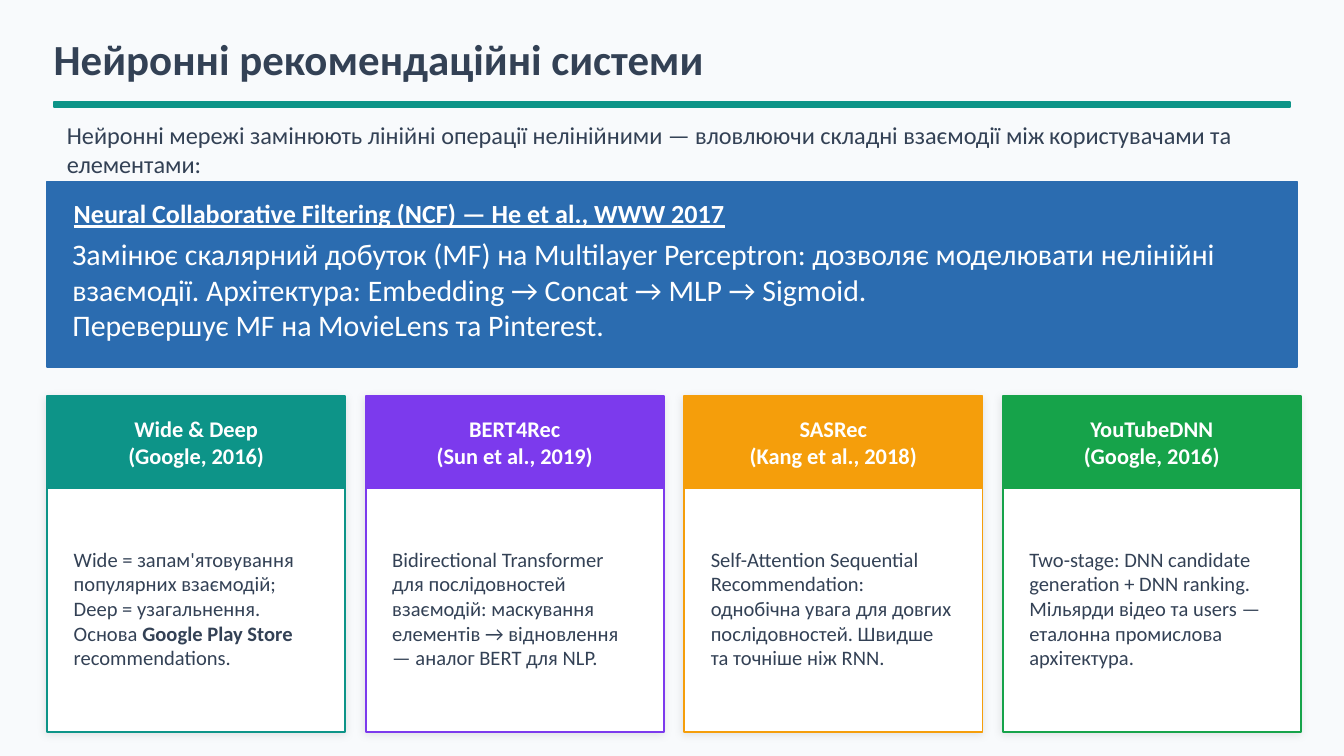
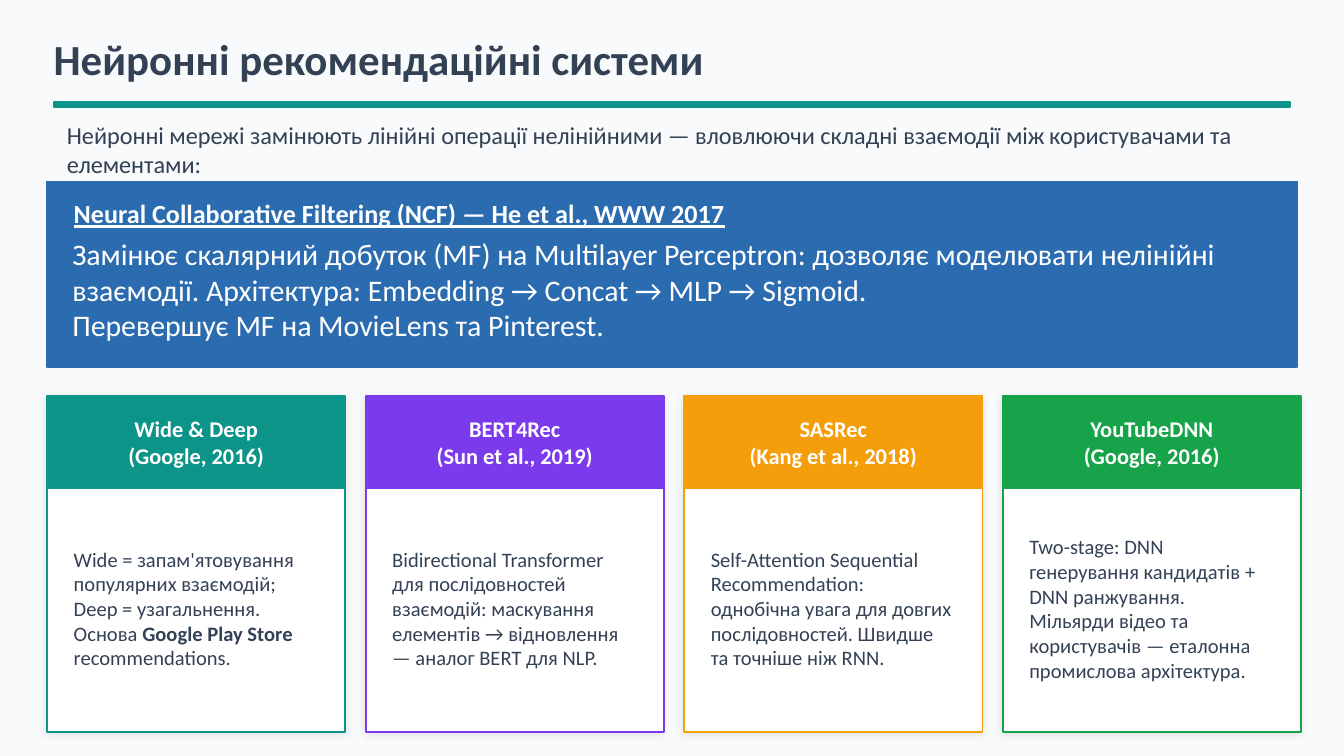
Before and after one commit to BohdanRomaniuk/IAC-Group-Recommender, a slide deck: slide 17 of docs/Presentation - Recommendation Systems. Theoretical Approaches.pptx. Drawn at 1344x756 pixels with LibreOffice and Linux fonts; fonts in the diff are those of the drawing. Boxes give left, top, right and bottom in pixels: in the first picture for what was removed or moved away, otherwise in the second. Text is boxed around its words. In the diff, an @@ line names an element or a change of style, - is before the commit and + after.

```diff
--- a/docs/Presentation - Recommendation Systems. Theoretical Approaches.pptx
+++ b/docs/Presentation - Recommendation Systems. Theoretical Approaches.pptx
@@ text at box(1029, 541, 1250, 682): text changed @@
-Two-stage: DNN candidate generation + DNN ranking. Мільярди відео та users — еталонна промислова архітектура.
+Two-stage: DNN генерування кандидатів + DNN ранжування. Мільярди відео та користувачів — еталонна промислова архітектура.
```
Also in this commit, not shown: 11 other slides changed.
